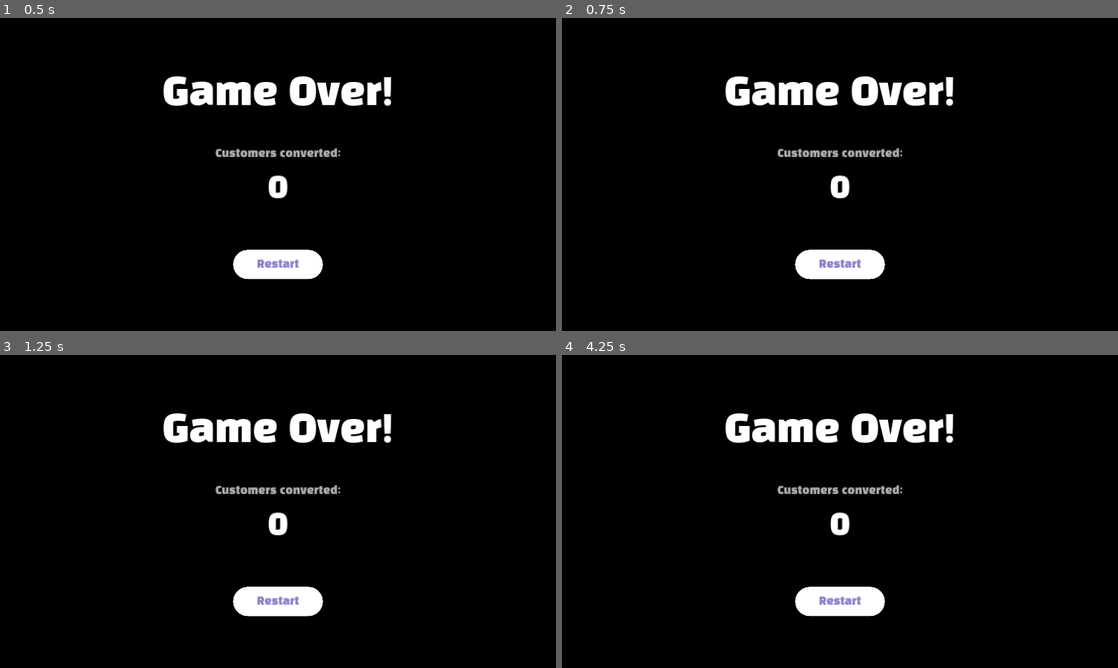
Above: before the commit, frames 1-4 (two rows, left to right).
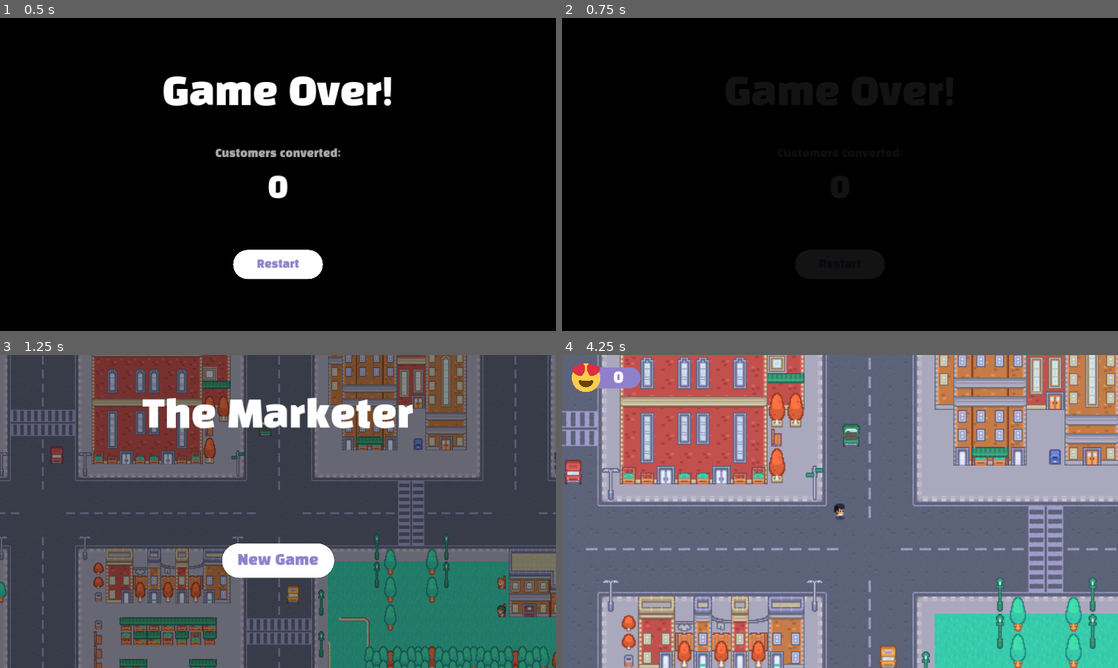
Above: after the commit, the same moments.

Repository: madeleineostoja/the-marketer
Game: Godot game, scene res://scenes/game-over/game_over.tscn
The game is run twice, just before and just after one commit, with the same random seed, the same clock (stepped at 60 frames per second) and the same inputs. This scene is started directly instead of the project's main scene.
Inputs (mouse positions are in pixels of both pictures, inside the frame that each line leads up to):
- Up to frame 1 (0.5 s): no input
- Up to frame 2 (0.75 s): click "Restart" at 0.5 s
- Up to frame 3 (1.25 s): no input
- Up to frame 4 (4.25 s): click (840, 602) at 1.25 s, where only the run before the commit has a clickable "Restart"; click (840, 602) at 2 s, where only the run before the commit has a clickable "Restart"; click (840, 561) at 2.75 s, where only the run after the commit has a clickable "New Game"; move the mouse to (962, 495) at 3.52 s; press the mouse at (962, 495) at 3.53 s; hold Right (right) from 3.53 s (still down)

Frame 1 is identical in both runs. In frame 2, 4.5% of the frame differs, in the area x 29-71%, y 18-84%; in frame 3, 99%; in frame 4, 100%, in the area x 0-100%, y 0-100%.

Commit message:
add scene transitions

Diff:
--- a/scenes/game-over/game_over.gd
+++ b/scenes/game-over/game_over.gd
@@ -7,4 +7,7 @@
 	$Restart.grab_focus()
 
 func _on_restart_pressed():
-	get_tree().change_scene_to_file('res://scenes/title/title.tscn')
+	SceneManager.change_scene('res://scenes/menu/menu.tscn', {
+		"speed": 5,
+		"wait_time": 0,
+	})
--- a/scenes/game-over/game_over.tscn
+++ b/scenes/game-over/game_over.tscn
@@ -13,8 +13,9 @@
 [sub_resource type="LabelSettings" id="LabelSettings_fauf5"]
 font_size = 120
 
-[node name="GameOver" type="CanvasLayer"]
+[node name="GameOver" type="CanvasLayer" groups=["scene_manager_entity_nodes"]]
 script = ExtResource("1_r55b5")
+metadata/entity_name = "GameOver"
 
 [node name="Background" type="ColorRect" parent="."]
 anchors_preset = 15
--- a/scenes/world/world.gd
+++ b/scenes/world/world.gd
@@ -30,7 +30,13 @@
 
 
 func game_over():
-	get_tree().change_scene_to_file('res://scenes/game-over/game_over.tscn')
+	SceneManager.change_scene('res://scenes/game-over/game_over.tscn', {
+		"wait_time": 0,
+		"speed": 1,
+		"pattern": "radial",
+		"pattern_leave": "fade",
+		"invert_on_leave": false
+	})
 
 func _ready():
 	start_game()
--- a/scenes/world/world.tscn
+++ b/scenes/world/world.tscn
@@ -12,10 +12,11 @@
 }
 point_count = 5
 
-[node name="World" type="Node2D"]
+[node name="World" type="Node2D" groups=["scene_manager_entity_nodes"]]
 position = Vector2(632, 424)
 script = ExtResource("1_5bcam")
 metadata/_edit_group_ = true
+metadata/entity_name = "World"
 
 [node name="Map" parent="." instance=ExtResource("1_6j0py")]
 position = Vector2(-670, -138)
